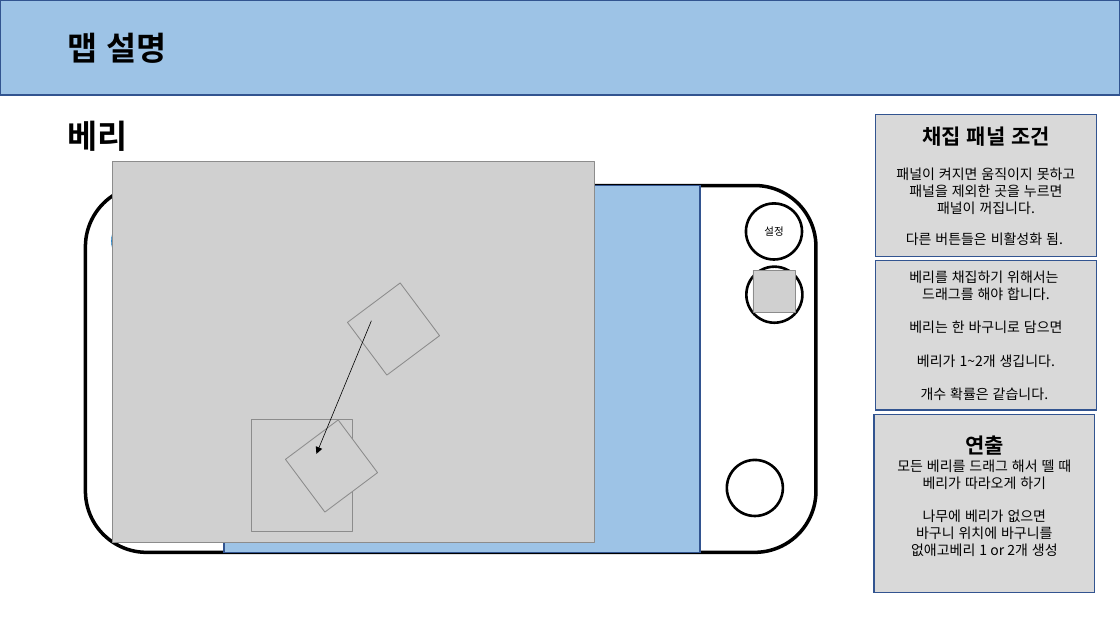
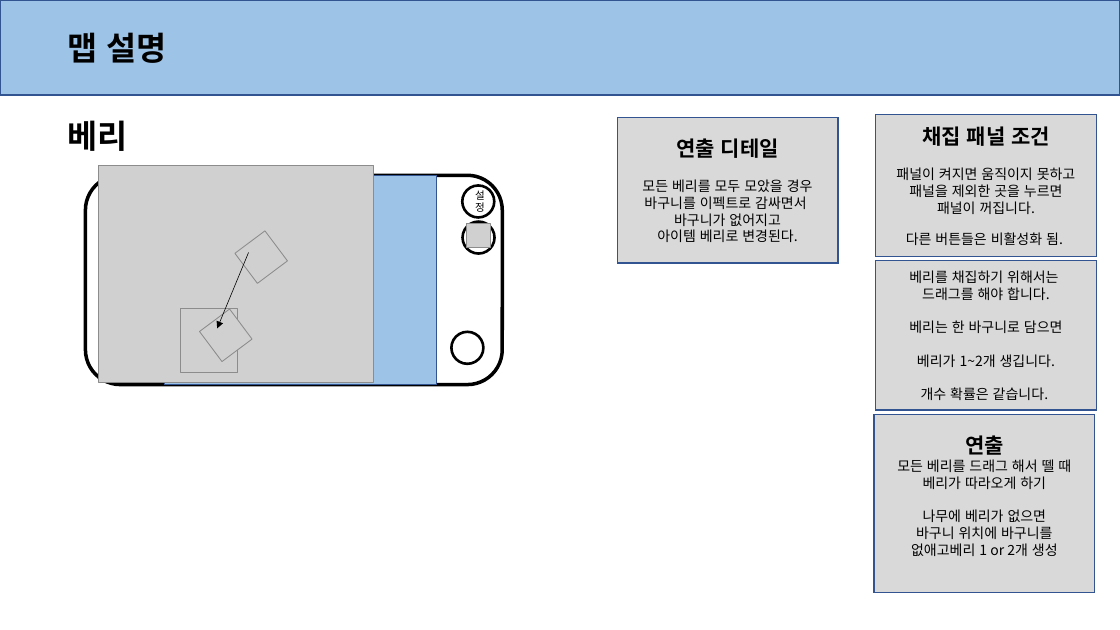
Before and after one commit to anglik0370/EscapeIsland, a slide deck: slide 4 of Document/시스템/채집 시스템.pptx. Drawn at 1120x630 pixels with LibreOffice and Linux fonts; fonts in the diff are those of the drawing; grey boxes stand for pictures. Boxes give left, top, right and bottom in pixels: in the first picture for what was removed or moved away, otherwise in the second. Text is boxed around its words. In the diff, an @@ line names an element or a change of style, - is before the commit and + after.

```diff
--- a/Document/시스템/채집 시스템.pptx
+++ b/Document/시스템/채집 시스템.pptx
@@ rectangle added at (618, 118, 839, 264), fill #D9D9D9, outline #325491 1 pt, 12 pt, text #000000 @@
+연출 디테일
+모든 베리를 모두 모았을 경우
+바구니를 이펙트로 감싸면서
+바구니가 없어지고
+아이템 베리로 변경된다.
@@ rounded rectangle: place and size @@
-rounded rectangle at (85, 185, 816, 552)
+rounded rectangle at (85, 175, 502, 384)
@@ picture: place and size @@
-picture at (113, 161, 595, 543)
+picture at (99, 166, 374, 383)
@@ rectangle: place and size @@
-rectangle at (224, 186, 701, 553)
+rectangle at (165, 176, 436, 385)
@@ ellipse "설정": place and size @@
-ellipse "설정" at (746, 203, 802, 260)
+ellipse "설정" at (462, 186, 494, 218)
@@ ellipse removed at (113, 213, 169, 270) @@
@@ picture: place and size @@
-picture at (347, 283, 439, 375)
+picture at (235, 231, 288, 284)
@@ ellipse: place and size @@
-ellipse at (747, 266, 803, 323)
+ellipse at (463, 222, 495, 254)
@@ picture: place and size @@
-picture at (753, 271, 795, 313)
+picture at (466, 223, 491, 248)
@@ arrow moved from (371, 321) - (317, 454) to (249, 253) - (218, 329) @@
@@ picture: place and size @@
-picture at (252, 419, 353, 531)
+picture at (181, 309, 239, 373)
@@ picture: place and size @@
-picture at (286, 420, 378, 512)
+picture at (200, 309, 253, 362)
@@ ellipse: place and size @@
-ellipse at (727, 460, 783, 517)
+ellipse at (451, 332, 483, 364)
```
Also in this commit, not shown: 7 other slides changed, 2 other files.
